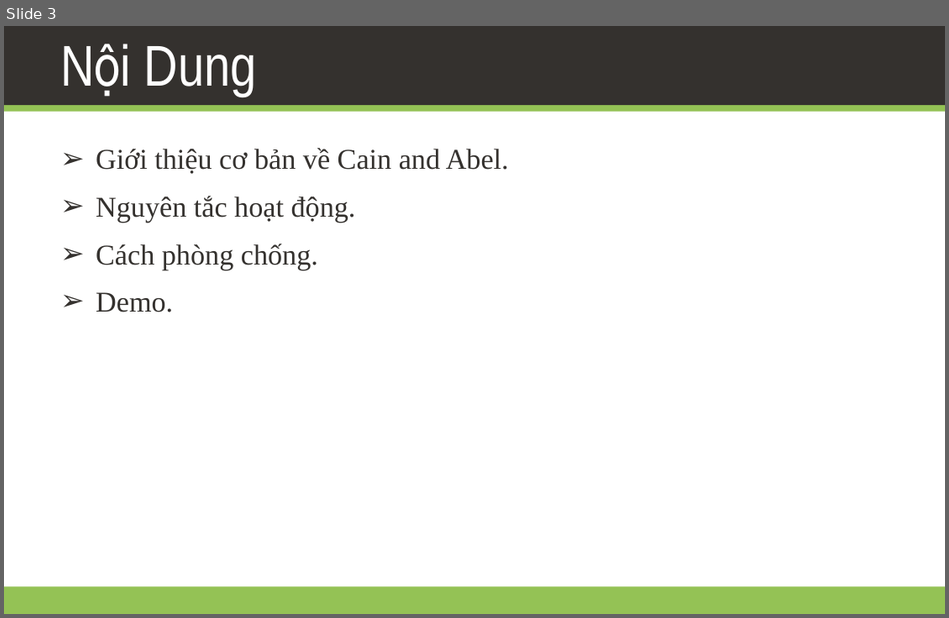
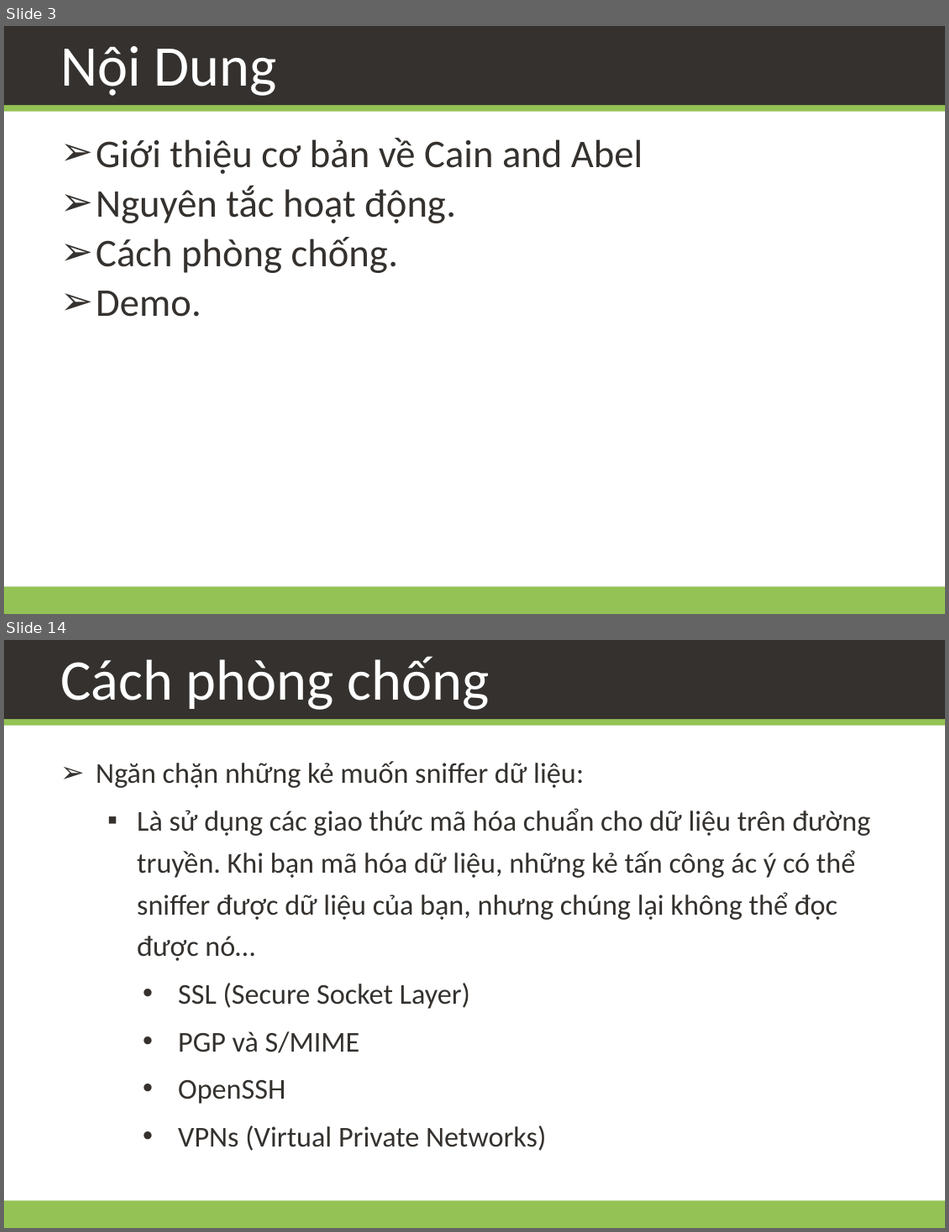
Before and after one commit to daotk/cdkpt, a slide deck: CDBM/Team Assignment 01/Team02.pptx. Shown one above the other, each under a label of ours: slide 3 before the commit, slides 3 and 14 after it; the slides between them are not shown. The pictures are 949x618 and 949x1232 pixels, drawn with LibreOffice and Linux fonts; fonts in the diff are those of the drawing; background and template pictures are left out. Boxes give left, top, right and bottom in pixels: in the first picture for what was removed or moved away, otherwise in the second. Text is boxed around its words. In the diff, an @@ line names an element or a change of style, - is before the commit and + after.

```diff
--- a/CDBM/Team Assignment 01/Team02.pptx
+++ b/CDBM/Team Assignment 01/Team02.pptx
@@ slide 14 added at (4, 640, 945, 1228), background #FFFFFF; not listed: 3 template elements that a slide beside it also shows @@
@@ title added at (60, 656, 489, 710), 44 pt, text #FFFFFF @@
+Cách phòng chống
@@ text added at (96, 761, 870, 1151), 22 pt, text #34312E @@
+➢ Ngăn chặn những kẻ muốn sniffer dữ liệu:
+  ▪ Là sử dụng các giao thức mã hóa chuẩn cho dữ liệu trên đường truyền. Khi bạn mã hóa dữ liệu, những kẻ tấn công ác ý có thể sniffer được dữ liệu của bạn, nhưng chúng lại không thể đọc được nó…
+    • SSL (Secure Socket Layer)
+    • PGP và S/MIME
+    • OpenSSH
+    • VPNs (Virtual Private Networks)
@@ slide 3 changed as well @@
@@ title "Nội Dung" at (60, 46, 277, 96): font Arial Narrow to Calibri @@
@@ text at (96, 138, 642, 174): text changed; size 22 to 30 pt; font Times New Roman to Calibri @@
-➢ Giới thiệu cơ bản về Cain and Abel.
+➢ Giới thiệu cơ bản về Cain and Abel
@@ text at (96, 185, 456, 317): size 22 to 30 pt, font Times New Roman to Calibri in "Nguyên tắc hoạt động.", "Cách phòng chống.", "Demo."; more space between paragraphs @@
```
Also in this commit, not shown: 2 other slides changed, 14 other slides added, 3 slides removed.
